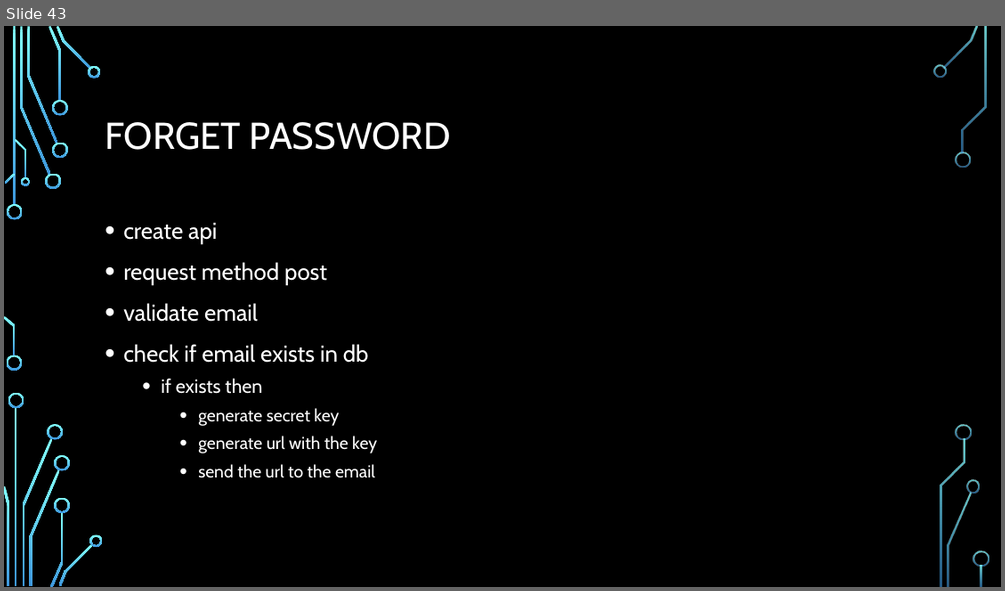
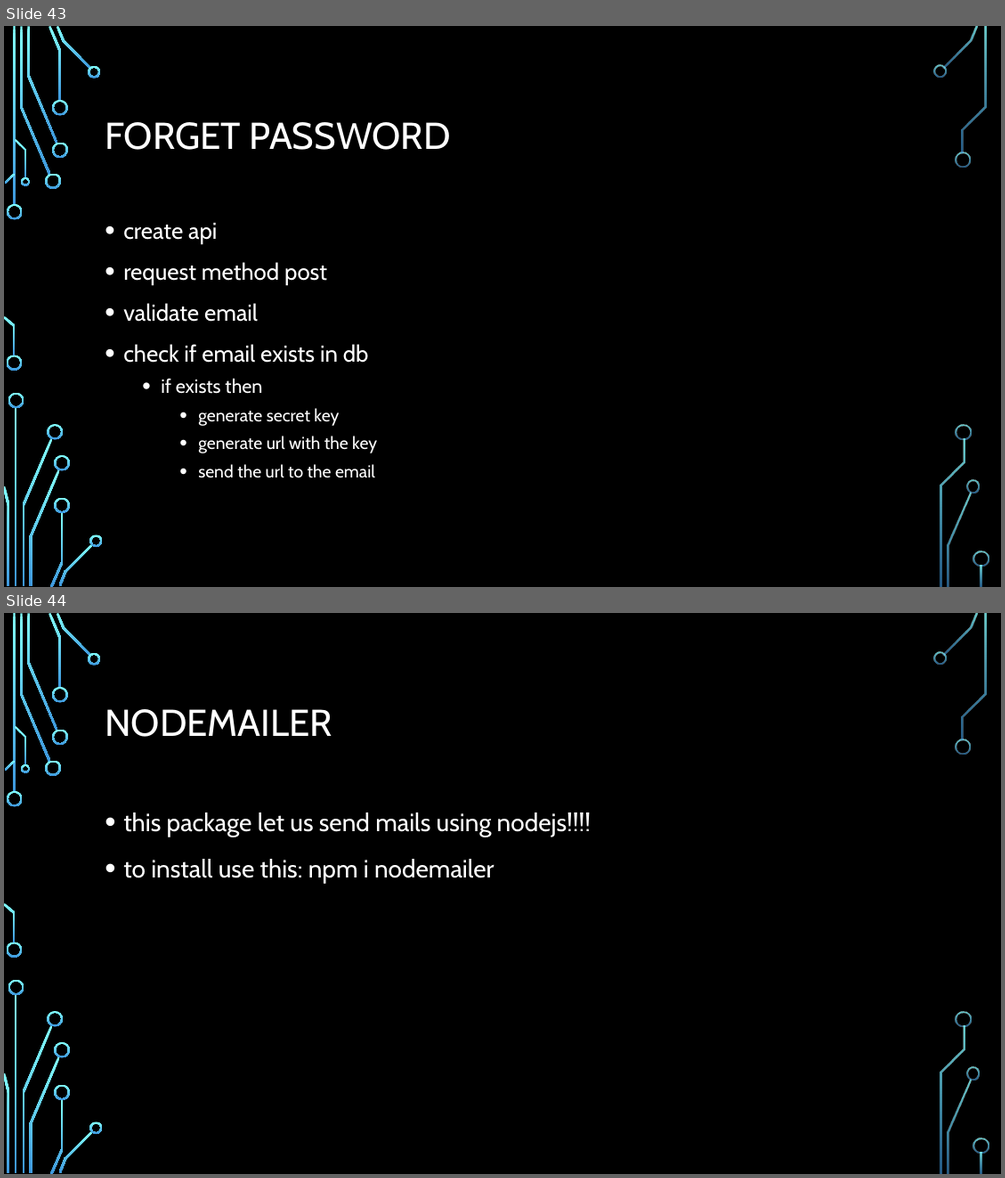
Before and after one commit to Rlss91/hu_morning_nodejs_W011121MR, a slide deck: docs/node js.pptx. Shown one above the other, each under a label of ours: slide 43 before the commit, slides 43 and 44 after it. The pictures are 1005x591 and 1005x1178 pixels, drawn with LibreOffice and Linux fonts; fonts in the diff are those of the drawing; background and template pictures are left out. Boxes give left, top, right and bottom in pixels: in the first picture for what was removed or moved away, otherwise in the second. Text is boxed around its words. In the diff, an @@ line names an element or a change of style, - is before the commit and + after.

```diff
--- a/docs/node js.pptx
+++ b/docs/node js.pptx
@@ slide 44 added at (4,613,1001,1174), background picture (left out); not listed: 36 template elements that a slide beside it also shows @@
@@ title added at (105,709,332,737), 36 pt, text #FFFFFF @@
+NODEMAILER
@@ text added at (123,812,591,884), 24 pt, text #FFFFFF @@
+• this package let us send mails using nodejs!!!!
+• to install use this: npm i nodemailer
```
Also in this commit, not shown: 6 other files.
